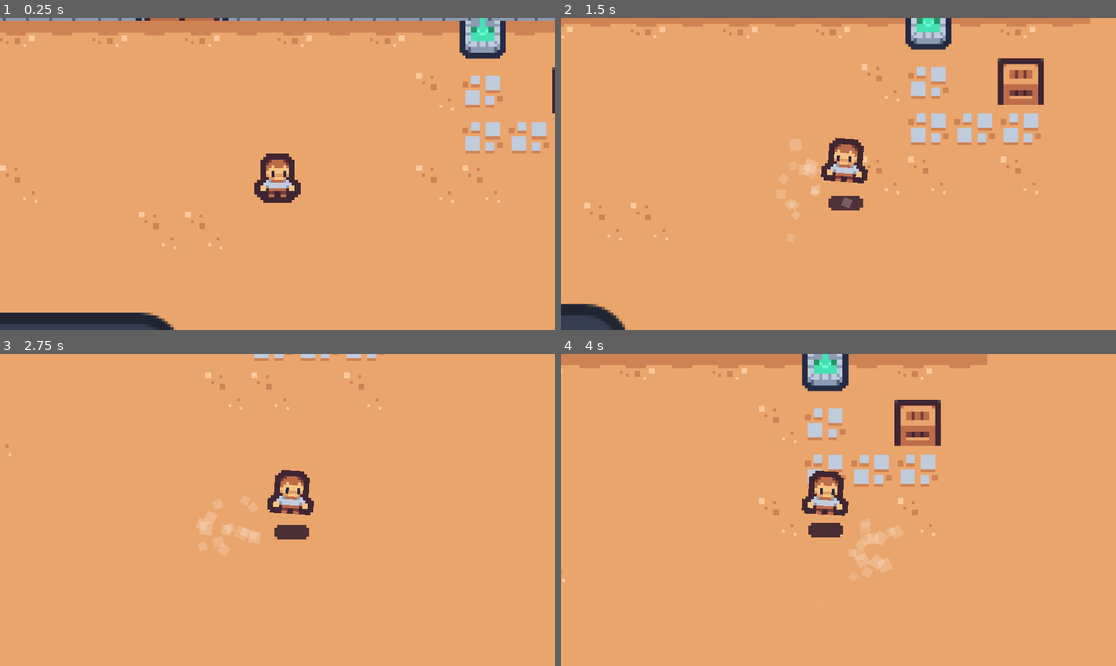
Above: before the commit, frames 1-4 (two rows, left to right).
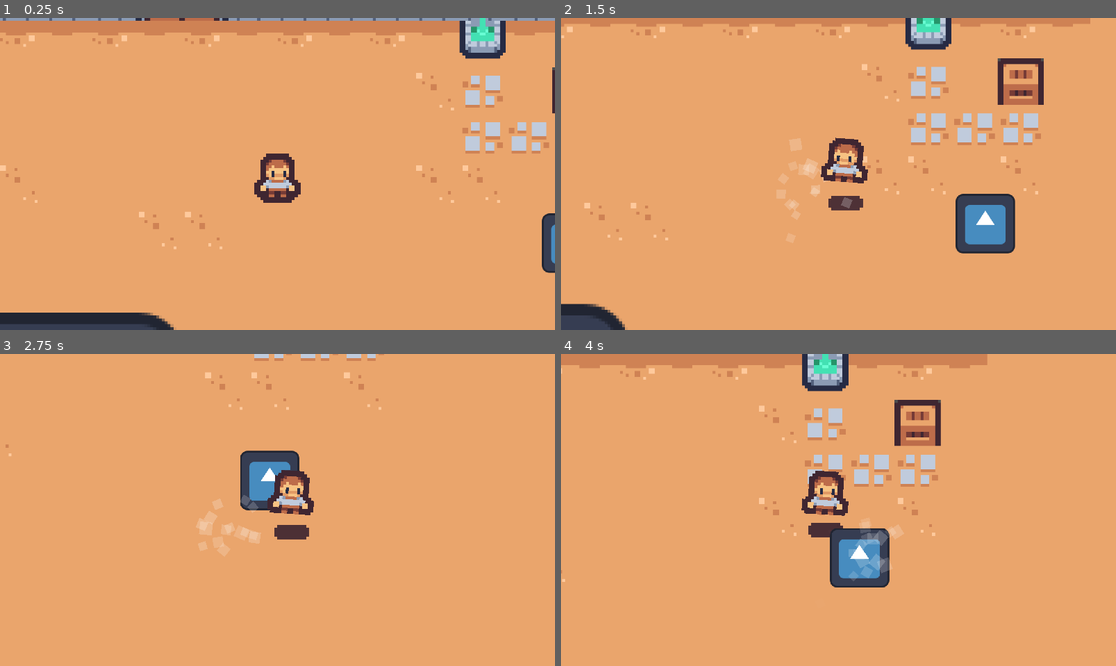
Above: after the commit, the same moments.

Repository: tswic-highdesert/eclipsejam
Game: Godot game, scene res://Levels/dungeon_level.tscn
The game is run twice, just before and just after one commit, with the same random seed, the same clock (stepped at 60 frames per second) and the same inputs. The engine's default icon, where the game draws it, is replaced by a stand-in: a white triangle on a blue panel in a dark square.
Inputs (mouse positions are in pixels of both pictures, inside the frame that each line leads up to):
- Up to frame 1 (0.25 s): no input
- Up to frame 2 (1.5 s): tap Enter at 0.5 s; move the mouse to (960, 158) at 0.52 s; hold Right (ui_right) 0.53-1.28 s; move the mouse to (727, 189) at 1.27 s; hold Down (ui_down) from 1.28 s (still down)
- Up to frame 3 (2.75 s): move the mouse to (333, 441) at 2.02 s; release Down (ui_down) at 2.03 s; hold Right (ui_right) from 2.03 s (still down)
- Up to frame 4 (4 s): move the mouse to (810, 572) at 2.77 s; release Right (ui_right) at 2.78 s; hold Up (ui_up) 2.78-3.53 s; move the mouse to (1005, 556) at 3.52 s; hold Left (ui_left) from 3.53 s (still down)

The runs differ from the first frame. In frame 1, 0.4% of the frame differs, in the area x 97-100%, y 62-82%; in frame 2, 2.0%, in the area x 71-82%, y 56-76%; in frame 3, 1.4%; in frame 4, 2.0%.

Commit message:
Enemy Chase Player

Diff:
--- /dev/null
+++ b/eclipseJam/Enemies/ParentEnemy.gd
@@ -0,0 +1,24 @@
+extends CharacterBody2D
+
+var motion = Vector2.ZERO
+
+@export var normalSpeed = 1
+@export var aggroSpeed = 15
+
+#@onready var aggroRadius = $aggroRadius.transform
+
+var currentSpeed = normalSpeed
+
+
+func _physics_process(delta):
+
+	chase_player(delta)
+
+func chase_player(delta):
+	velocity = (Global.player.global_position-global_position).normalized() * currentSpeed
+	move_and_slide()
+
+
+func _on_aggro_radius_body_entered(body):
+	print("Made it!")
+	currentSpeed = aggroSpeed
--- /dev/null
+++ b/eclipseJam/Enemies/ParentEnemy.tscn
@@ -0,0 +1,35 @@
+[gd_scene load_steps=5 format=3 uid="uid://bb76lh2hgpb3r"]
+
+[ext_resource type="Script" path="res://Enemies/ParentEnemy.gd" id="1_bnhyf"]
+[ext_resource type="Texture2D" uid="uid://cr1wdo23n7qcc" path="res://icon.svg" id="2_2cd25"]
+
+[sub_resource type="RectangleShape2D" id="RectangleShape2D_l0f8g"]
+size = Vector2(55, 54)
+
+[sub_resource type="CircleShape2D" id="CircleShape2D_vheqc"]
+
+[node name="ParentEnemy" type="CharacterBody2D"]
+collision_layer = 2
+collision_mask = 0
+script = ExtResource("1_bnhyf")
+normalSpeed = 5
+aggroSpeed = 25
+
+[node name="Sprite2D" type="Sprite2D" parent="."]
+scale = Vector2(0.421875, 0.421875)
+texture = ExtResource("2_2cd25")
+
+[node name="CollisionShape2D" type="CollisionShape2D" parent="."]
+position = Vector2(0.5, 0)
+shape = SubResource("RectangleShape2D_l0f8g")
+
+[node name="RayCast2D" type="RayCast2D" parent="."]
+
+[node name="aggroRadius" type="Area2D" parent="."]
+scale = Vector2(21, 21)
+collision_layer = 2
+
+[node name="CollisionShape2D" type="CollisionShape2D" parent="aggroRadius"]
+shape = SubResource("CircleShape2D_vheqc")
+
+[connection signal="body_entered" from="aggroRadius" to="." method="_on_aggro_radius_body_entered"]
--- a/eclipseJam/Levels/dungeon_level.tscn
+++ b/eclipseJam/Levels/dungeon_level.tscn
@@ -1,8 +1,9 @@
-[gd_scene load_steps=7 format=3 uid="uid://s831a7htjlmm"]
+[gd_scene load_steps=8 format=3 uid="uid://s831a7htjlmm"]
 
 [ext_resource type="Texture2D" uid="uid://dca16w7d1h2cy" path="res://Art/Dungeon Pack/tilemap_packed.png" id="1_1lsbt"]
 [ext_resource type="PackedScene" uid="uid://yi5w2jbg0rcc" path="res://Player/player.tscn" id="1_nv7fc"]
 [ext_resource type="PackedScene" uid="uid://ctmvabrx1mvte" path="res://Pickups/pickup.tscn" id="3_6f503"]
+[ext_resource type="PackedScene" uid="uid://bb76lh2hgpb3r" path="res://Enemies/ParentEnemy.tscn" id="4_gbumb"]
 
 [sub_resource type="TileSetAtlasSource" id="TileSetAtlasSource_efbss"]
 texture = ExtResource("1_1lsbt")
@@ -451,7 +452,8 @@
 11:10/0/physics_layer_0/angular_velocity = 0.0
 
 [sub_resource type="TileSet" id="TileSet_3hwbm"]
-physics_layer_0/collision_layer = 1
+physics_layer_0/collision_layer = 0
+physics_layer_0/collision_mask = 0
 custom_data_layer_0/name = "Terrain"
 custom_data_layer_0/type = 2
 sources/1 = SubResource("TileSetAtlasSource_efbss")
@@ -495,4 +497,8 @@
 [node name="Pickup" parent="." instance=ExtResource("3_6f503")]
 position = Vector2(412, 239)
 
+[node name="ParentEnemy" parent="." instance=ExtResource("4_gbumb")]
+position = Vector2(610, 151)
+scale = Vector2(0.38, 0.38)
+
 [editable path="Player"]
--- a/eclipseJam/Player/player_controller.gd
+++ b/eclipseJam/Player/player_controller.gd
@@ -11,6 +11,9 @@
 var scale_speed = 9
 
 var mousePos = Vector2()
+
+func _ready():
+	Global.player = self
 
 func _physics_process(delta):
 
--- a/eclipseJam/Singletons/Global.gd
+++ b/eclipseJam/Singletons/Global.gd
@@ -1,4 +1,6 @@
 extends Node
+
+var player = null
 
 #Singleton for instancing scenes within a scene. ex: playerBullet
 func instance_scene_on_main(scene, position):
--- a/eclipseJam/project.godot
+++ b/eclipseJam/project.godot
@@ -82,6 +82,12 @@
 ]
 }
 
+[layer_names]
+
+2d_physics/layer_1="Player"
+2d_physics/layer_2="Enemy"
+2d_physics/layer_3="Pickups"
+
 [rendering]
 
 textures/canvas_textures/default_texture_filter=0
